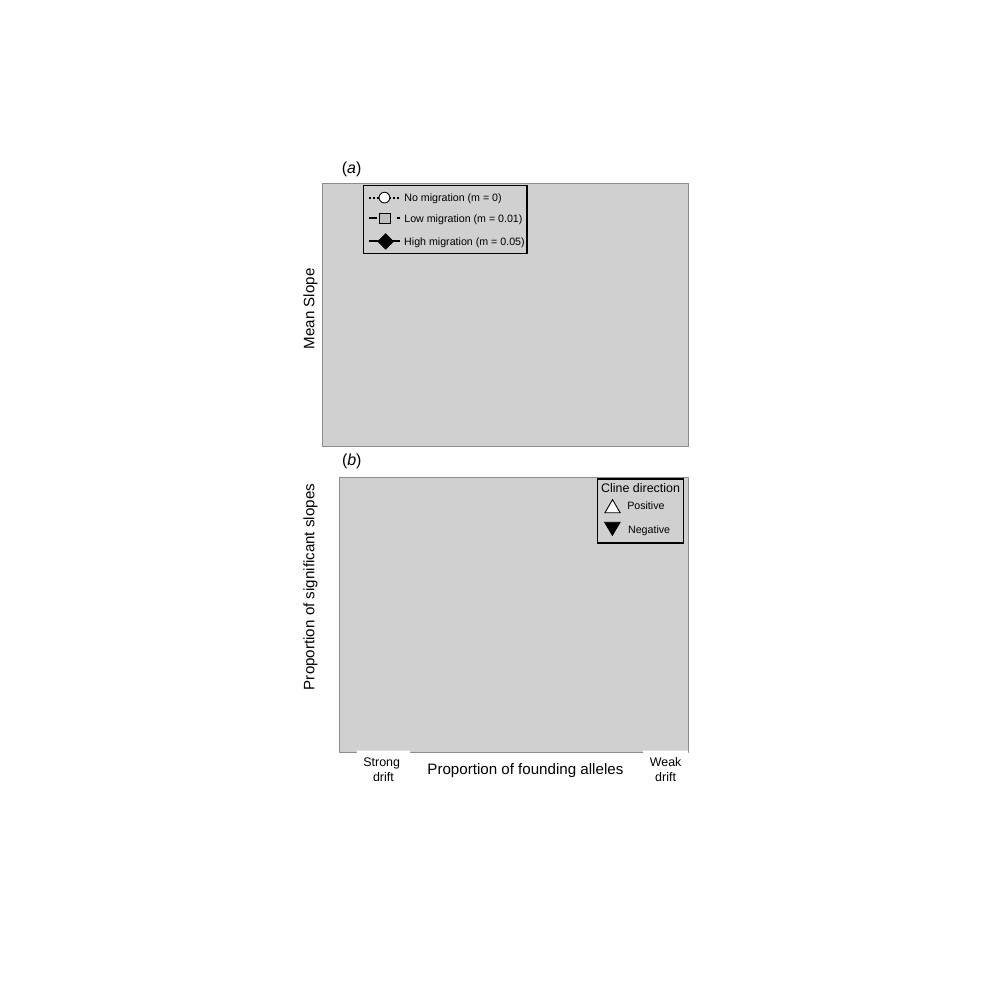
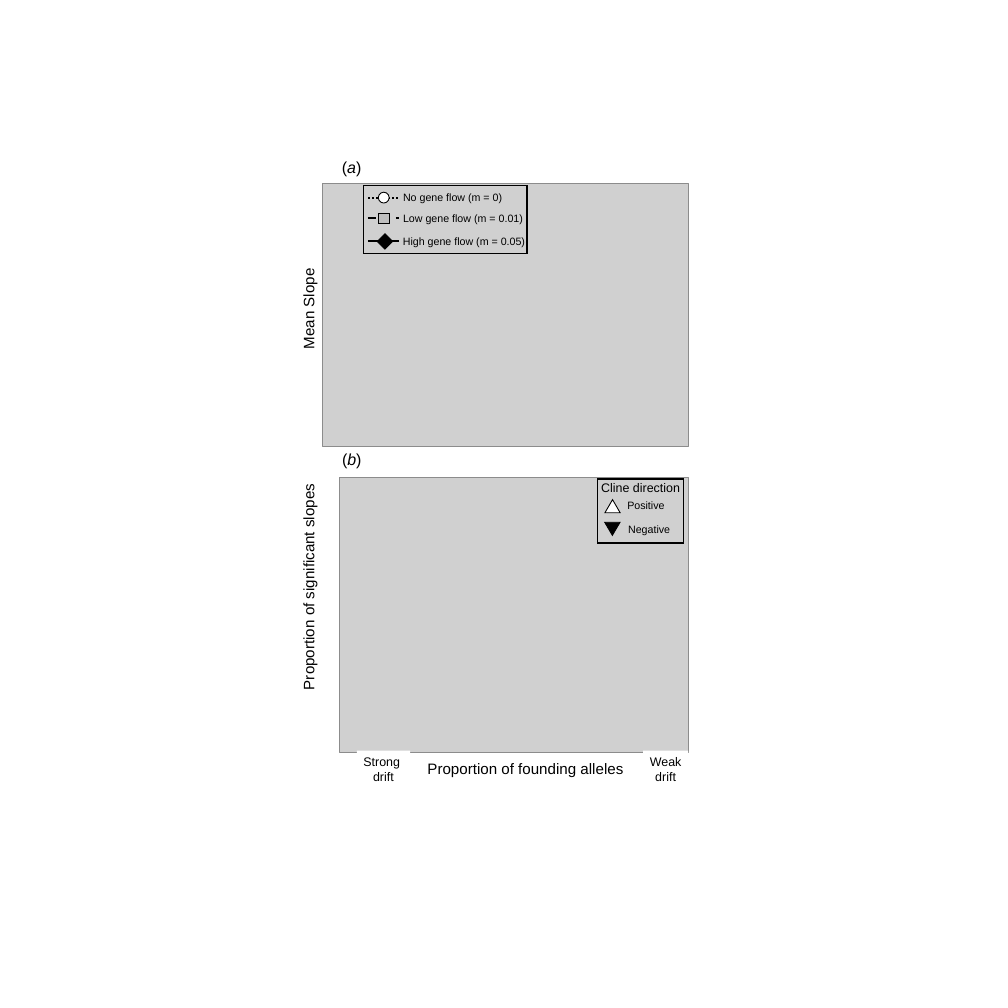
Before and after one commit to James-S-Santangelo/Simulating-Evolutionary-Clines-SEC-, a slide deck: slide 5 of SEC_Writings/SEC_Manuscript-Figures.pptx. Drawn at 1008x1008 pixels with LibreOffice and Linux fonts; fonts in the diff are those of the drawing; grey boxes stand for pictures. Boxes give left, top, right and bottom in pixels: in the first picture for what was removed or moved away, otherwise in the second. Text is boxed around its words. In the diff, an @@ line names an element or a change of style, - is before the commit and + after.

```diff
--- a/SEC_Writings/SEC_Manuscript-Figures.pptx
+++ b/SEC_Writings/SEC_Manuscript-Figures.pptx
@@ text at bbox=[403, 193, 502, 203]: text changed @@
-No migration (m = 0)
+No gene flow (m = 0)
@@ text at bbox=[403, 237, 525, 247]: text changed @@
-High migration (m = 0.05)
+High gene flow (m = 0.05)
@@ text at bbox=[403, 214, 523, 224]: text changed @@
-Low migration (m = 0.01)
+Low gene flow (m = 0.01)
```
Also in this commit, not shown: 5 other slides changed, 30 other files.
